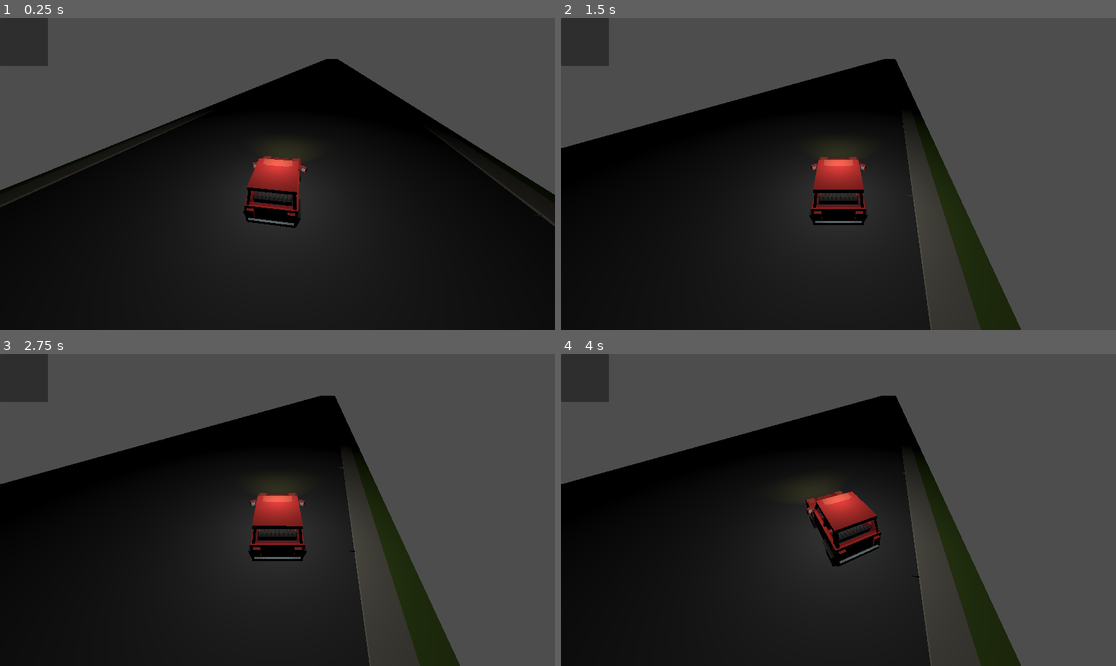
Above: before the commit, frames 1-4 (two rows, left to right).
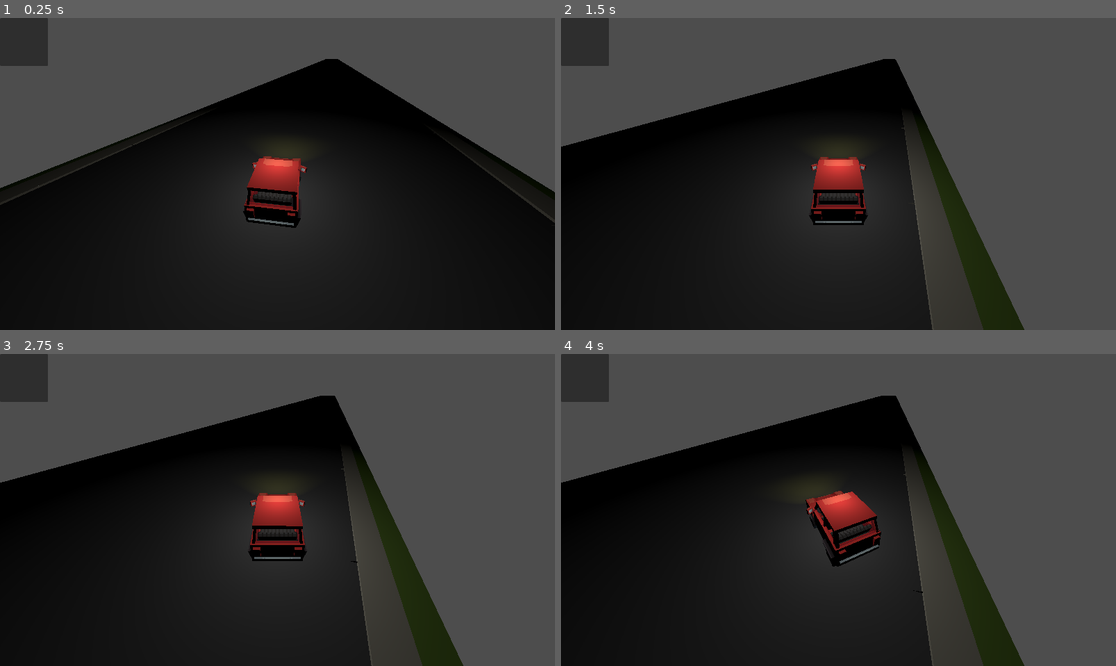
Above: after the commit, the same moments.

Repository: Calverin/Radio-Rideshare
Game: Godot game, scene res://Scenes/root.tscn
Same seed, same stepped clock (60 frames per second), same inputs: the game is played once before the commit and once after it.
Inputs:
- Up to frame 1 (0.25 s): no input
- Up to frame 2 (1.5 s): tap Enter (ui_accept) at 0.5, 0.77, 1.25 s; hold L (quick_right) 0.53-1.28 s; hold Down (ui_down) from 1.28 s (still down)
- Up to frame 3 (2.75 s): tap Enter (ui_accept) at 1.52 s; release Down (ui_down) at 2.03 s; hold L (quick_right) from 2.03 s (still down)
- Up to frame 4 (4 s): tap Enter (ui_accept) at 2.75, 3.02, 3.5, 3.77 s; release L (quick_right) at 2.78 s; hold Up (ui_up) 2.78-3.53 s; hold Shift (drift_left) from 3.53 s (still down)

The runs differ from the first frame. In frame 1, 0.7% of the frame differs, in the area x 0-100%, y 13-67%; in frame 2, 0.7%; in frame 3, 0.7%; in frame 4, 0.7%.

Commit message:
cleared unused node

Diff:
--- a/Scenes/car.tscn
+++ b/Scenes/car.tscn
@@ -8,7 +8,7 @@
 size = Vector3(2.4, 1.9, 4.5)
 
 [node name="Car" type="CharacterBody3D"]
-transform = Transform3D(0.957591, 0, 0.288129, 0, 1, 0, -0.288129, 0, 0.957591, 0, 0, 0)
+transform = Transform3D(0.957591, 0, 0.288129, 0, 1, 0, -0.288129, 0, 0.957591, -3.31825, 0.375896, 1.79752)
 script = ExtResource("1_oamc2")
 speed = 60
 
--- a/Scenes/root.tscn
+++ b/Scenes/root.tscn
@@ -14,6 +14,7 @@
 [node name="World" type="Node3D" parent="."]
 
 [node name="Car" parent="World" instance=ExtResource("2_f441o")]
+transform = Transform3D(0.957591, 0, 0.288129, 0, 1, 0, -0.288129, 0, 0.957591, -3.03017, -0.124573, -0.752187)
 speed = 30
 
 [node name="OmniLight3D" type="OmniLight3D" parent="World/Car"]
@@ -23,6 +24,9 @@
 [node name="Road" parent="World" instance=ExtResource("2_7cmc6")]
 transform = Transform3D(1, 0, 0, 0, 1, 0, 0, 0, 1, 0, -3.1, 0)
 
+[node name="OmniLight3D" type="OmniLight3D" parent="World"]
+transform = Transform3D(1, 0, 0, 0, 1, 0, 0, 0, 1, -1.30836, 1.55762, 1.43231)
+
 [node name="LevelCreator" type="Node3D" parent="."]
 
 [node name="PopupPanel" type="PopupPanel" parent="LevelCreator"]
--- a/sign_left.tscn
+++ b/sign_left.tscn
@@ -35,4 +35,4 @@
 mesh = SubResource("PrismMesh_y3lld")
 
 [node name="OmniLight3D" type="OmniLight3D" parent="."]
-transform = Transform3D(1, 0, 0, 0, 1, 0, 0, 0, 1, 3.21848, 0.127503, 0.215831)
+transform = Transform3D(1, 0, 0, 0, 1, 0, 0, 0, 1, 3.41075, 0.0430115, -1.15536)
